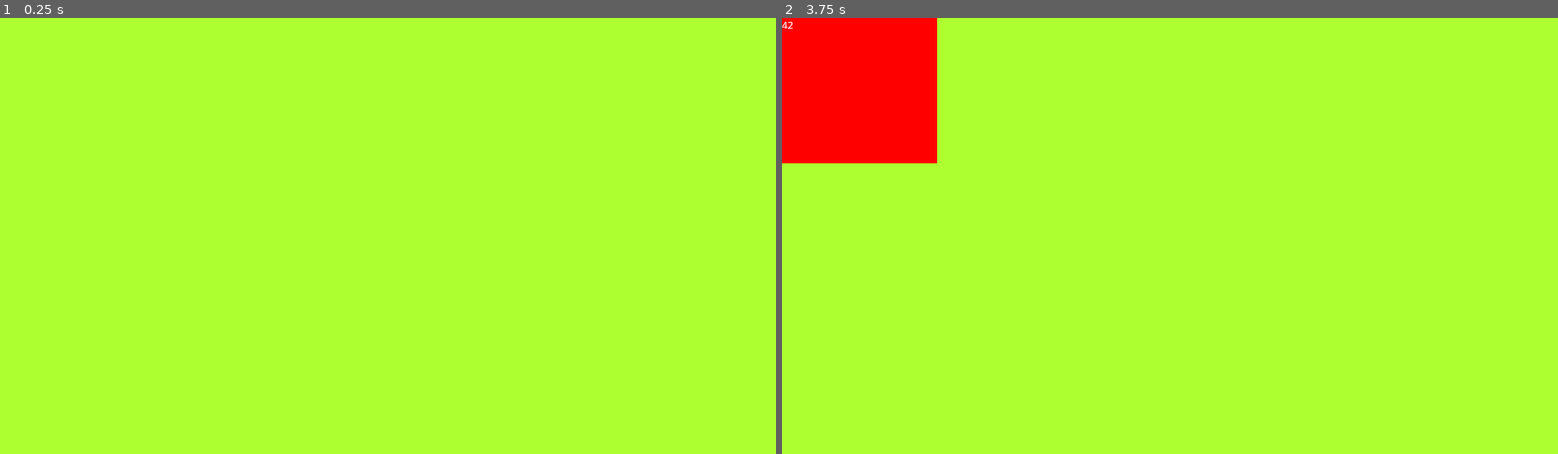
Above: before the commit, frames 1-2 (left to right).
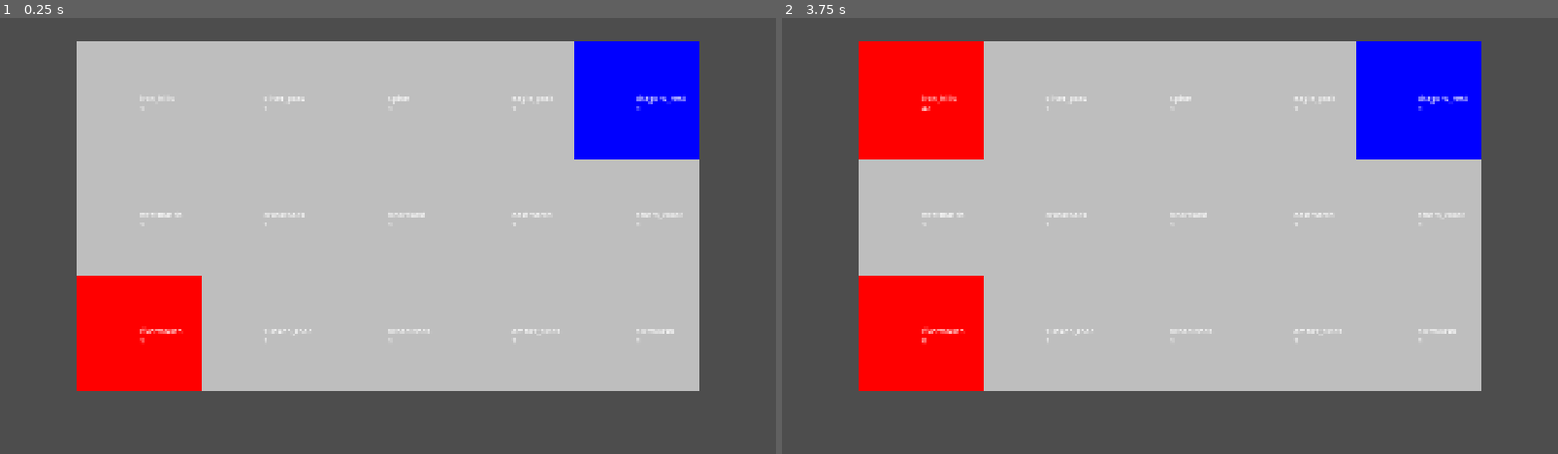
Above: after the commit, the same moments.

Repository: andrewydai/salient
Game: Godot game, scene res://scenes/main.tscn
Two runs of this game, one before a commit and one after it. Both use one fixed random seed, a clock stepped at 60 frames per second and the inputs below.
Inputs (mouse positions are in pixels of both pictures, inside the frame that each line leads up to):
- Up to frame 1 (0.25 s): no input
- Up to frame 2 (3.75 s): tap Enter at 0.5, 2, 3.5 s; move the mouse to (1340, 214) at 0.52 s; tap 4 at 0.6, 2.1 s; click (1340, 214) at 0.67 s; tap 3 at 0.8, 2.3 s; tap Space at 1.25, 2.75 s; drag from (1014, 257) to (1131, 323) at 1.27 s; move the mouse to (1247, 140) at 2.02 s; click (1247, 140) at 2.17 s; drag from (1131, 323) to (937, 170) at 2.77 s; move the mouse to (1402, 301) at 3.52 s; tap 1 at 3.6 s; click (1402, 301) at 3.67 s

The runs differ from the first frame. In frame 1, 100% of the frame differs, in the area x 0-100%, y 0-100%; in frame 2, 97%.

Commit message:
session 4

Diff:
--- a/autoloads/command_bus.gd
+++ b/autoloads/command_bus.gd
@@ -1 +1,14 @@
 extends Node
+
+func submit(command: Command) -> void:
+	var is_legal : bool = false
+	if command is MoveArmyCommand:
+		is_legal = GameSimulation.is_move_legal(command)
+	else:
+		push_warning("Unknown command type")
+		return
+
+	if is_legal:
+		GameSimulation.apply(command)
+	else:
+		push_warning("Invalid command")
--- a/autoloads/event_bus.gd
+++ b/autoloads/event_bus.gd
@@ -5,4 +5,4 @@
 
 # --- Simulation layer (emitted by GameSimulation, future) ---
 signal territory_owner_changed(territory_id: String, new_owner_id: String)
-signal garrison_changed(territory_id: String, new_total: int)
+signal garrison_changed(territory_id: String, new_composition: Dictionary)
--- a/autoloads/game_simulation.gd
+++ b/autoloads/game_simulation.gd
@@ -1 +1,98 @@
 extends Node
+
+const PRODUCTION_TICK_INTERVAL: float = 5.0
+const PLAYER_ID_HUMAN: String = "player_1"
+const PLAYER_ID_AI: String = "player_2"
+const TROOP_TYPE_INFANTRY: String = "infantry"
+const PLAYER_ID_NEUTRAL: String = "neutral"
+
+# Cache: derived from map_data.territories for O(1) lookup. Rebuild if map_data changes.
+var territories : Dictionary = {} # territory_id -> TerritoryData
+
+# State — the authoritative model.
+var territory_owner: Dictionary = {} # territory_id -> player_id
+var territory_garrison: Dictionary = {}  # territory_id -> Dictionary[troop_type_id, count]
+
+# Production tick driver.
+var _production_timer: Timer
+
+func initialize(map_data: MapData) -> void:
+	for territory in map_data.territories:
+		var init_owner: String = map_data.starting_positions.get(territory.id, PLAYER_ID_NEUTRAL)
+		territories[territory.id] = territory
+		territory_owner[territory.id] = init_owner
+		territory_garrison[territory.id] = {
+			TROOP_TYPE_INFANTRY: 1
+		}
+		EventBus.territory_owner_changed.emit(territory.id, init_owner)
+		EventBus.garrison_changed.emit(territory.id, territory_garrison[territory.id])
+
+	_production_timer = Timer.new()
+	_production_timer.wait_time = PRODUCTION_TICK_INTERVAL
+	_production_timer.timeout.connect(_on_production_tick)
+	add_child(_production_timer)
+	_production_timer.start()
+
+# --- Command application (called only by CommandBus) ---
+
+func apply(command: Command) -> void:
+	if command is MoveArmyCommand:
+		_apply_move_army(command)
+
+# --- Read-only queries ---
+
+func get_territory_owner(territory_id: String) -> String:
+	return territory_owner.get(territory_id, null)
+
+func get_garrison(territory_id: String) -> Dictionary:
+	return territory_garrison.get(territory_id, null)
+
+func is_move_legal(command: MoveArmyCommand) -> bool:
+	var cur_territory_owner = get_territory_owner(command.from_territory)
+	var cur_territory_garrison = get_garrison(command.from_territory)
+
+	if cur_territory_owner == null or cur_territory_garrison == null:
+		push_warning("from_territory %s must be in both territory_owner and territory_garrison" % [command.from_territory])
+		return false
+	if territories.get(command.to_territory, null) == null:
+		push_warning("to_territory %s must be a valid territory" % [command.to_territory])
+		return false
+	if cur_territory_owner != command.issuer_player_id:
+		push_warning("from_territory %s must be owned", [command.from_territory])
+		return false
+	if command.from_territory == command.to_territory:
+		push_warning("from_territory %s must not be the same as to_territory" % [command.from_territory])
+		return false
+
+	for troop_type in command.composition.keys():
+		var amount = command.composition[troop_type]
+		if cur_territory_garrison.get(troop_type, 0) < amount:
+			push_warning("from_territory %s has too few of troop type %s" % [command.from_territory, troop_type])
+			return false
+
+	# (Session 5 will add: path exists)
+	return true
+
+# --- Mutations (private by convention) ---
+
+func _apply_move_army(command: MoveArmyCommand) -> void:
+	# assume operation is valid
+	var cur_territory_garrison = get_garrison(command.from_territory)
+	var next_garrison = cur_territory_garrison.duplicate()
+	for troop_type in command.composition.keys():
+		var amount = command.composition[troop_type]
+		next_garrison[troop_type] -= amount
+	territory_garrison[command.from_territory] = next_garrison
+	EventBus.garrison_changed.emit(command.from_territory, next_garrison)
+	# Session 5: spawn an Army entity and start it pathing.
+
+# --- Production tick ---
+
+func _on_production_tick() -> void:
+	# For each territory, increment garrison by base_production (default infantry).
+	for territory_id in territory_garrison.keys():
+		var next_garrison = get_garrison(territory_id).duplicate()
+		var base_production = territories[territory_id].base_production
+		next_garrison[TROOP_TYPE_INFANTRY] += base_production
+		territory_garrison[territory_id] = next_garrison
+		EventBus.garrison_changed.emit(territory_id, next_garrison)
--- a/project.godot
+++ b/project.godot
@@ -24,8 +24,9 @@
 
 [display]
 
-window/size/viewport_width=1280
-window/size/viewport_height=720
+window/size/viewport_width=1920
+window/size/viewport_height=1080
+window/stretch/mode="canvas_items"
 
 [physics]
 
--- a/resources/map_data.tres
+++ b/resources/map_data.tres
@@ -142,6 +142,6 @@
 script = ExtResource("1_qyrkh")
 territories = Array[ExtResource("2_dleju")]([SubResource("Resource_qyrkh"), SubResource("Resource_dleju"), SubResource( …(391 unchanged characters)…
 starting_positions = {
-0: "rivermouth_0_2",
-1: "dragons_rest_4_0"
+"dragons_rest_4_0": "player_2",
+"rivermouth_0_2": "player_1"
 }
--- a/scenes/main.tscn
+++ b/scenes/main.tscn
@@ -1,14 +1,18 @@
 [gd_scene format=3 uid="uid://b7bg2opwpf8ec"]
 
 [ext_resource type="Script" uid="uid://1k5pesdqou5x" path="res://scripts/map_renderer.gd" id="1_0wfyh"]
-[ext_resource type="Resource" uid="uid://coerh1rkcqbrc" path="res://resources/map_data.tres" id="2_0wfyh"]
+[ext_resource type="Script" uid="uid://d2xmyqtl83vay" path="res://scripts/main.gd" id="1_jyhfs"]
 [ext_resource type="Script" uid="uid://birrhhug3w7r0" path="res://scripts/dev_keys.gd" id="3_sugp2"]
 
 [node name="Main" type="Node2D" unique_id=600595507]
+script = ExtResource("1_jyhfs")
 
 [node name="MapRenderer" type="Node2D" parent="." unique_id=903897784]
 script = ExtResource("1_0wfyh")
-map_data = ExtResource("2_0wfyh")
 
-[node name="DevKeys" type="Node" parent="." unique_id=1957176013]
+[node name="DevKeys" type="Node" parent="." unique_id=1834128243]
 script = ExtResource("3_sugp2")
+
+[node name="Camera2D" type="Camera2D" parent="." unique_id=6382212]
+offset = Vector2(640, 400)
+zoom = Vector2(1.2, 1.2)
--- /dev/null
+++ b/scripts/commands/command.gd
@@ -0,0 +1,4 @@
+extends RefCounted
+class_name Command
+
+var issuer_player_id: String
--- /dev/null
+++ b/scripts/commands/move_army_command.gd
@@ -0,0 +1,12 @@
+class_name MoveArmyCommand
+extends Command
+
+var from_territory : String
+var to_territory : String
+var composition : Dictionary
+
+func _init(issuer: String, from_id: String, to_id: String, troops: Dictionary) -> void:
+	issuer_player_id = issuer
+	from_territory = from_id
+	to_territory = to_id
+	composition = troops
--- a/scripts/dev_keys.gd
+++ b/scripts/dev_keys.gd
@@ -11,4 +11,13 @@
 				EventBus.territory_owner_changed.emit("iron_hills_0_0", "player_2")
 			KEY_3:
 				# Bump garrison on iron_hills_0_0
-				EventBus.garrison_changed.emit("iron_hills_0_0", 42)
+				EventBus.garrison_changed.emit("iron_hills_0_0", { GameSimulation.TROOP_TYPE_INFANTRY : 42 })
+			KEY_4:
+				# Issue a real MoveArmyCommand through CommandBus.
+				var cmd := MoveArmyCommand.new(
+					GameSimulation.PLAYER_ID_HUMAN,       # issuer
+					"rivermouth_0_2",                     # from — player's starting territory
+					"sunken_road_1_2",                     # to — an adjacent neighbor
+					{GameSimulation.TROOP_TYPE_INFANTRY: 1},  # composition: 1 infantry
+				)
+				CommandBus.submit(cmd)
--- /dev/null
+++ b/scripts/main.gd
@@ -0,0 +1,8 @@
+extends Node
+
+@onready var map_renderer: MapRenderer = $MapRenderer
+
+func _ready() -> void:
+	var map_data: MapData = preload("res://resources/map_data.tres")
+	map_renderer.initialize(map_data)
+	GameSimulation.initialize(map_data)
--- a/scripts/map_renderer.gd
+++ b/scripts/map_renderer.gd
@@ -1,27 +1,30 @@
 class_name MapRenderer
 extends Node2D
 
-@export var map_data: MapData
+var map_data: MapData
 
 var territories_by_id: Dictionary = {} # String -> TerritoryNode
+
+func initialize(map_data_arg: MapData) -> void:
+	map_data = map_data_arg
+	_build_map()
 
 func _ready() -> void:
 	EventBus.territory_owner_changed.connect(_territory_owner_changed_handler)
 	EventBus.garrison_changed.connect(_garrison_changed_handler)
-	_build_map()
 
 func _color_for_owner(player_id: String) -> Color:
 	if player_id == 'player_1':
 		return Color.RED
 	elif player_id == 'player_2':
 		return Color.BLUE
-	return Color.GREEN_YELLOW
+	return Color.GRAY
 
 func _territory_owner_changed_handler(territory_id: String, new_owner_id: String) -> void:
 	territories_by_id[territory_id].set_owner_color(_color_for_owner(new_owner_id))
 
-func _garrison_changed_handler(territory_id: String, new_total: int) -> void:
-	territories_by_id[territory_id].set_garrison_count(new_total)
+func _garrison_changed_handler(territory_id: String, new_composition: Dictionary) -> void:
+	territories_by_id[territory_id].set_garrison_count(new_composition[GameSimulation.TROOP_TYPE_INFANTRY])
 
 func _build_map() -> void:
 	# iterate map_data.territories and create a node for each
--- a/scripts/territory_node.gd
+++ b/scripts/territory_node.gd
@@ -4,21 +4,38 @@
 var polygon_2d: Polygon2D
 var coll_polygon_2d: CollisionPolygon2D
 var garrison_label: Label
+var title_label: Label
 
 func setup(data: TerritoryData) -> void:
 	name = data.id
 
+	var centroid: Vector2 = Vector2.ZERO
+	for point in data.polygon_points:
+		centroid += point
+	centroid /= data.polygon_points.size()
+
+	var shifted_polygon: PackedVector2Array = []
+	for point in data.polygon_points:
+		shifted_polygon.push_back(point - centroid)
+	position = centroid
+
 	polygon_2d = Polygon2D.new()
-	polygon_2d.polygon = data.polygon_points
-	polygon_2d.color = Color.GREEN_YELLOW
+	polygon_2d.polygon = shifted_polygon
+	polygon_2d.color = Color.GRAY
 	add_child(polygon_2d)
 
 	coll_polygon_2d = CollisionPolygon2D.new()
-	coll_polygon_2d.polygon = data.polygon_points
+	coll_polygon_2d.polygon = shifted_polygon
 	add_child(coll_polygon_2d)
 
 	garrison_label = Label.new()
+	garrison_label.position = Vector2(0, 4)
 	add_child(garrison_label)
+
+	title_label = Label.new()
+	title_label.text = data.display_name
+	title_label.position = Vector2(0, -16)
+	add_child(title_label)
 
 func set_owner_color(color: Color) -> void:
 	polygon_2d.color = color
--- a/tools/generate_map.gd
+++ b/tools/generate_map.gd
@@ -13,7 +13,10 @@
 func _run() -> void:
 	var map := MapData.new()
 	map.territories = _build_territories()
-	map.starting_positions = { 0: "rivermouth_0_2", 1: "dragons_rest_4_0" }
+	map.starting_positions = {
+		"rivermouth_0_2": GameSimulation.PLAYER_ID_HUMAN,
+		"dragons_rest_4_0": GameSimulation.PLAYER_ID_AI
+	}
 	ResourceSaver.save(map, "res://resources/map_data.tres")
 	print("map_data.tres saved.")
 
Not shown, added: scripts/commands/command.gd.uid
Not shown, added: scripts/commands/move_army_command.gd.uid
Not shown, added: scripts/main.gd.uid
Not shown, changed: CLAUDE.md
Not shown, changed: rts-game-design.md
Not shown, changed: rts-session-brief.md
Not shown, changed: rts-teaching-guide.md
